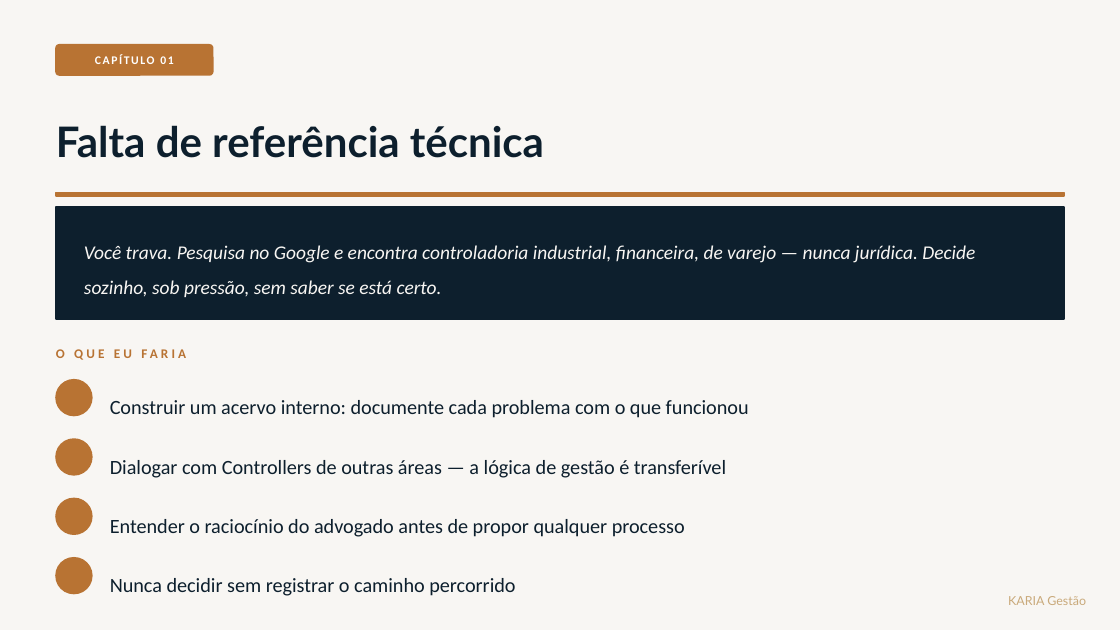
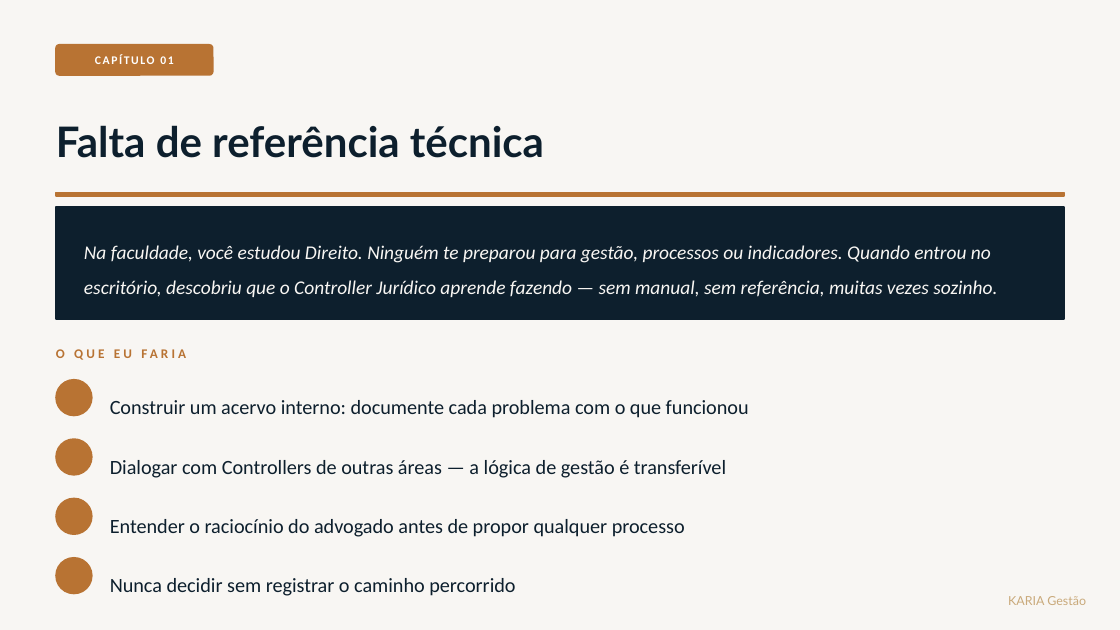
Before and after one commit to kariagestao/kariagestao.github.io, a slide deck: slide 5 of codigo-controller.pptx. Drawn at 1120x630 pixels with LibreOffice and Linux fonts; fonts in the diff are those of the drawing. Boxes give left, top, right and bottom in pixels: in the first picture for what was removed or moved away, otherwise in the second. Text is boxed around its words. In the diff, an @@ line names an element or a change of style, - is before the commit and + after.

```diff
--- a/codigo-controller.pptx
+++ b/codigo-controller.pptx
@@ text at box(84, 245, 997, 297): text changed @@
-Você trava. Pesquisa no Google e encontra controladoria industrial, financeira, de varejo — nunca jurídica. Decide sozinho, sob pressão, sem saber se está certo.
+Na faculdade, você estudou Direito. Ninguém te preparou para gestão, processos ou indicadores. Quando entrou no escritório, descobriu que o Controller Jurídico aprende fazendo — sem manual, sem referência, muitas vezes sozinho.
```
